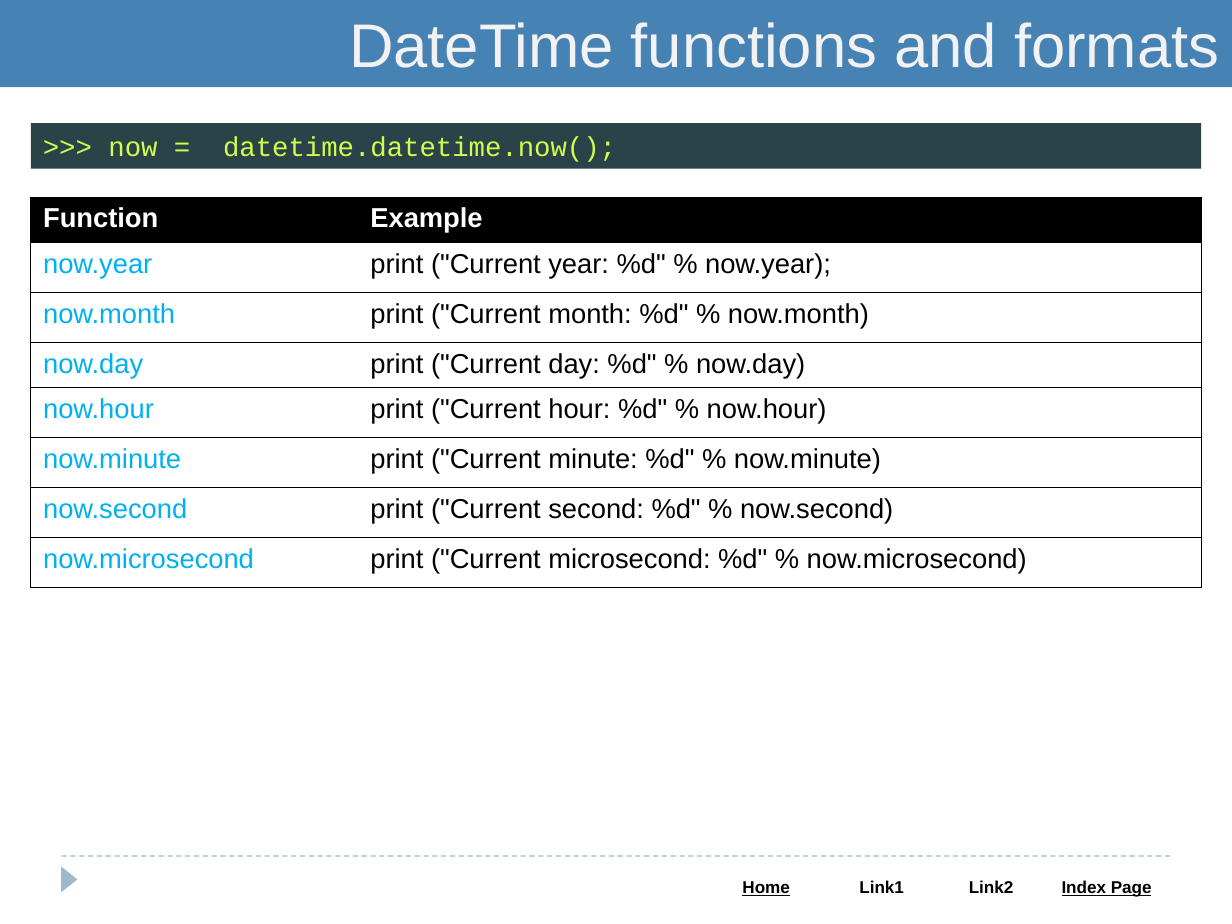
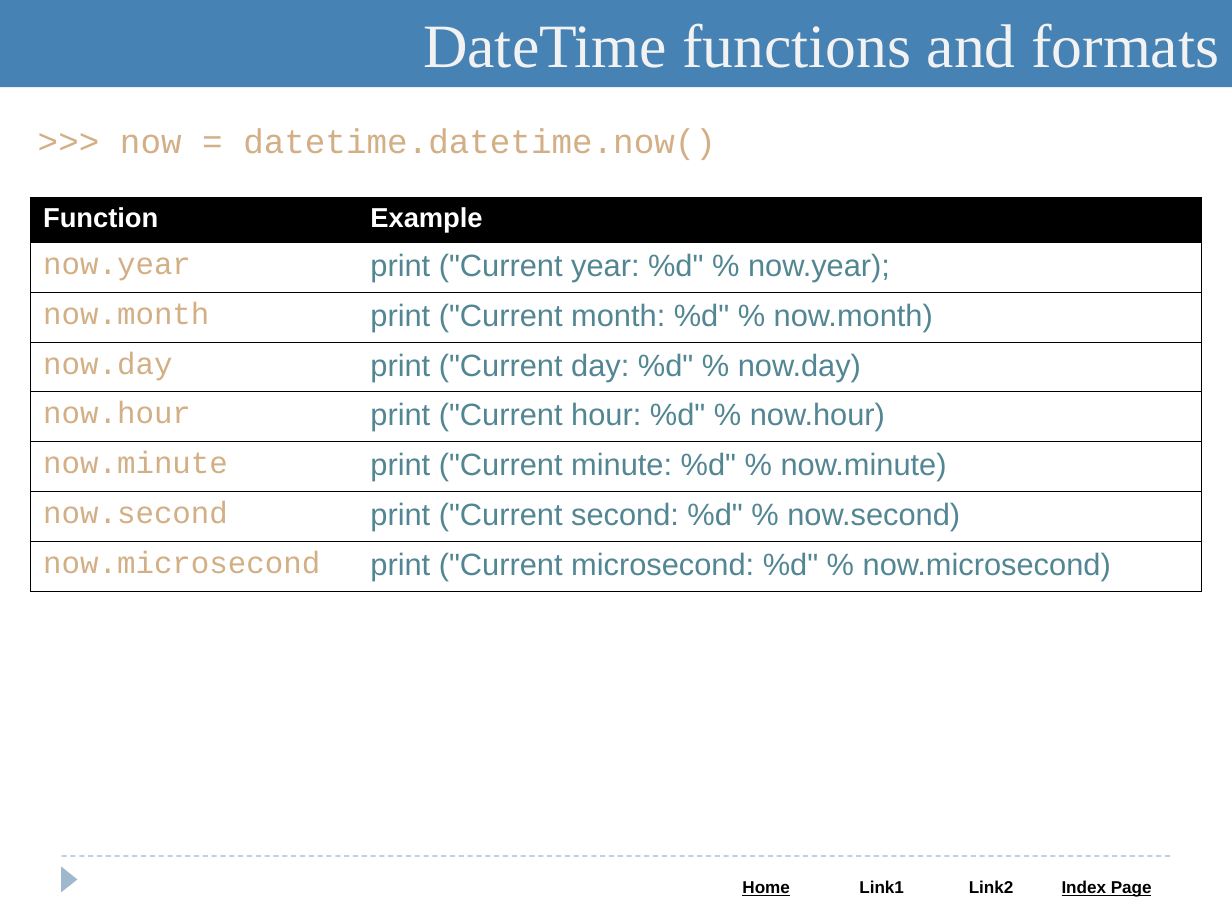
Before and after one commit to saleelgithub/PPTs, a slide deck: slide 53 of Python.pptx (slide 30 before the commit). Drawn at 1232x924 pixels with LibreOffice and Linux fonts; fonts in the diff are those of the drawing. Boxes give left, top, right and bottom in pixels: in the first picture for what was removed or moved away, otherwise in the second. Text is boxed around its words. In the diff, an @@ line names an element or a change of style, - is before the commit and + after.

```diff
--- a/Python.pptx
+++ b/Python.pptx
@@ rectangle "DateTime functions and formats" at [0, 0, 1232, 87]: font Arial to Times New Roman @@
@@ text ">>> now = datetime.datetime.now()": place and size @@
-text ">>> now = datetime.datetime.now()" at [31, 123, 1201, 169]
+text ">>> now = datetime.datetime.now()" at [120, 128, 716, 160]
@@ text ">>> now = datetime.datetime.now()" at [120, 128, 716, 160]: fill #294349 to none @@
@@ text at [120, 128, 716, 160]: text changed; size 16 to 20 pt; text colour #CDFF4F to #D3AF86 @@
->>> now = datetime.datetime.now();
+>>> now = datetime.datetime.now()
@@ table at [31, 197, 1201, 591] @@
@@ size 16 to 18 pt @@
@@ font Arial to Courier New, text colour #00B0F0 to #D3AF86 in "now.year", "now.month", "now.day", "now.hour" and 3 more places @@
@@ text colour #000000 to #528693 in "print ("Current year: %d" % now.year);", "print ("Current month: %d" % now.month)", "print ("Current day: %d" % now.day)", "print ("Current hour: %d" % now.hour)" and 3 more places @@
```
Also in this commit, not shown: 24 other slides changed, 55 slides added, 22 slides removed.
